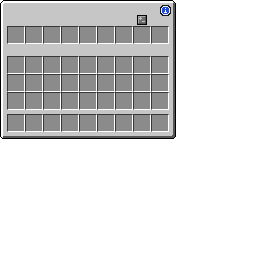
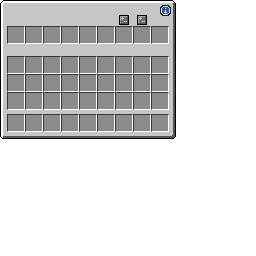
Comparing the layer stacks of the two 256×256 images. Changes:
painted on "Mockup" over [120,16,128,24]
painted on "Icons" over [119,15,129,25]
